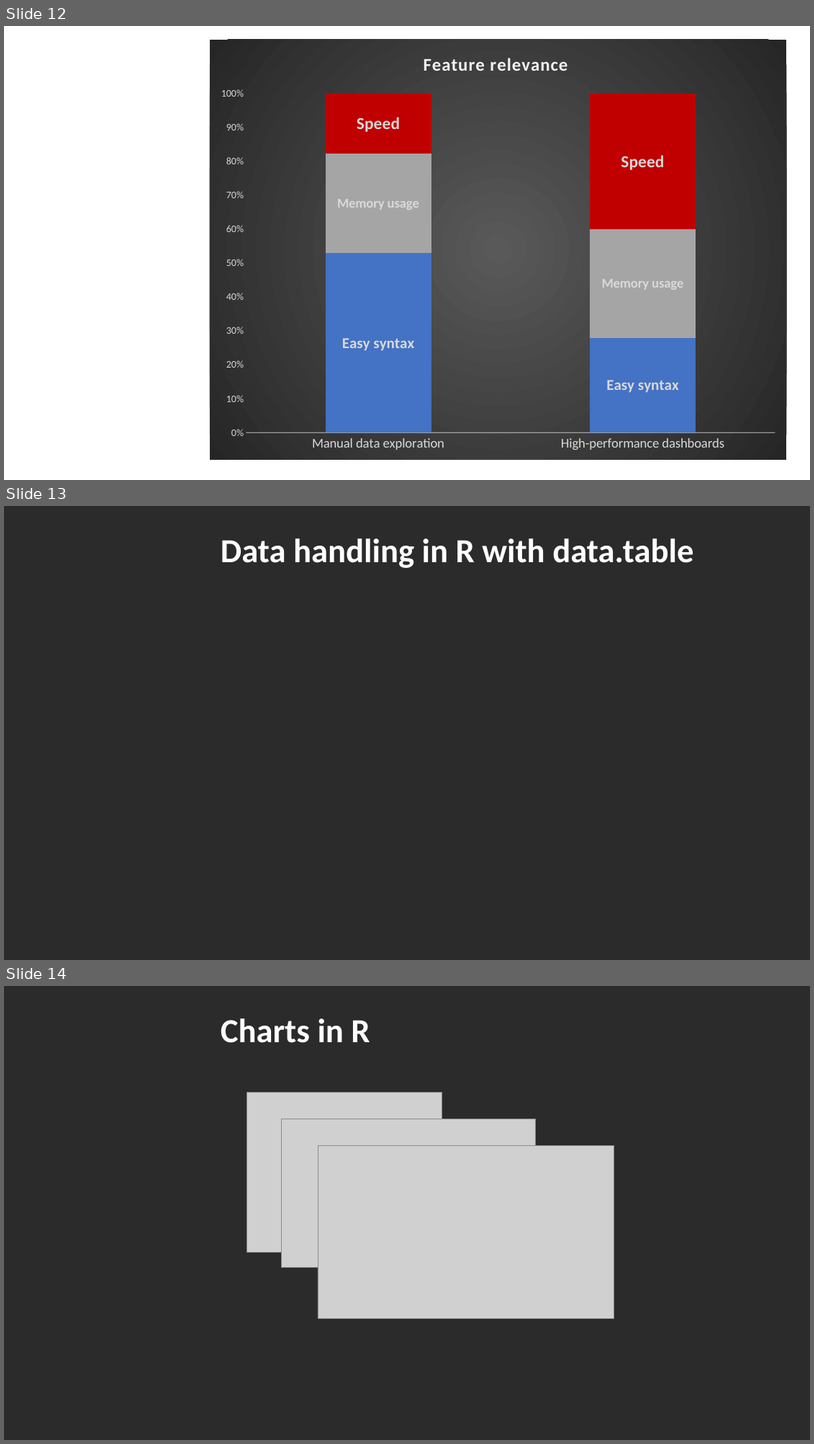
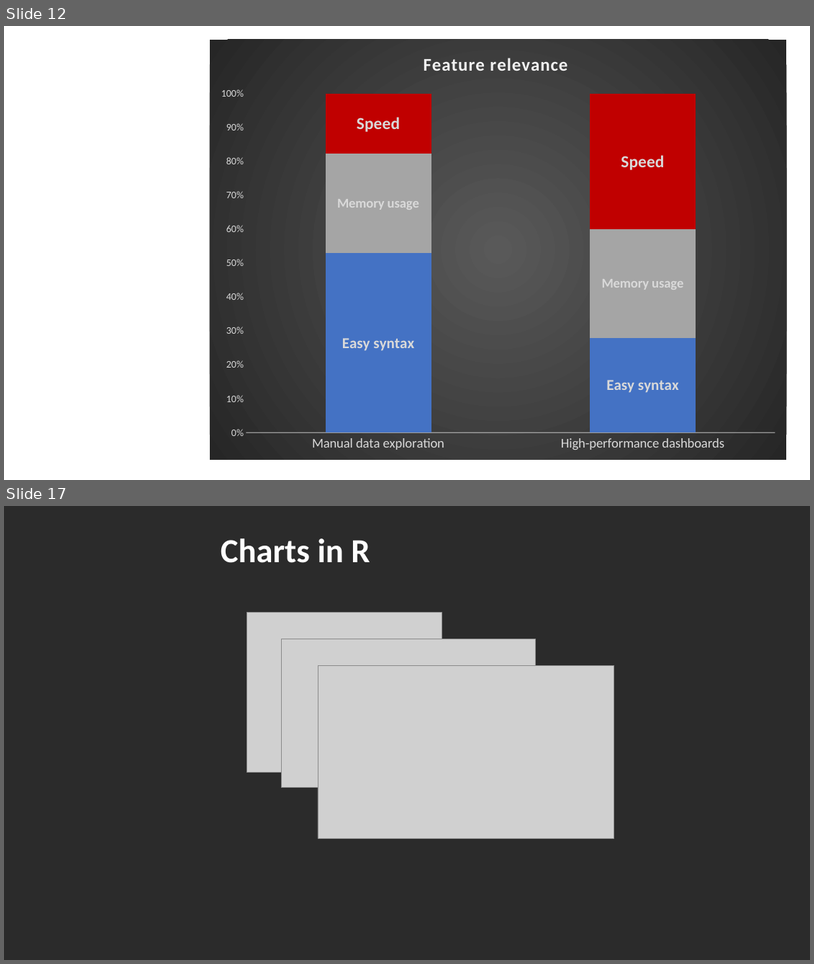
Before and after one commit to DataIMLabs/MIE2024, a slide deck: presentation/session1/MIE2024-DataIM-Masterclass-Session1.pptx. Shown one above the other, each under a label of ours: slides 12, 13 and 14 before the commit, slides 12 and 17 after it; the slides between them are not shown. The pictures are 814x1444 and 814x964 pixels, drawn with LibreOffice and Linux fonts; fonts in the diff are those of the drawing; grey boxes stand for pictures; background and template pictures are left out; a plain dark background stands for a picture behind light text. Boxes give left, top, right and bottom in pixels: in the first picture for what was removed or moved away, otherwise in the second. Text is boxed around its words. In the diff, an @@ line names an element or a change of style, - is before the commit and + after.

```diff
--- a/presentation/session1/MIE2024-DataIM-Masterclass-Session1.pptx
+++ b/presentation/session1/MIE2024-DataIM-Masterclass-Session1.pptx
@@ slide 13 removed at <box>4,506,810,960</box>, background picture (left out) @@
@@ text removed at <box>221,538,694,568</box> @@
-Data handling in R with data.table
@@ what was slide 14 is now slide 17 @@
```
Also in this commit, not shown: 3 slides changed, 9 slides added, 5 other slides removed, 6 other files.
